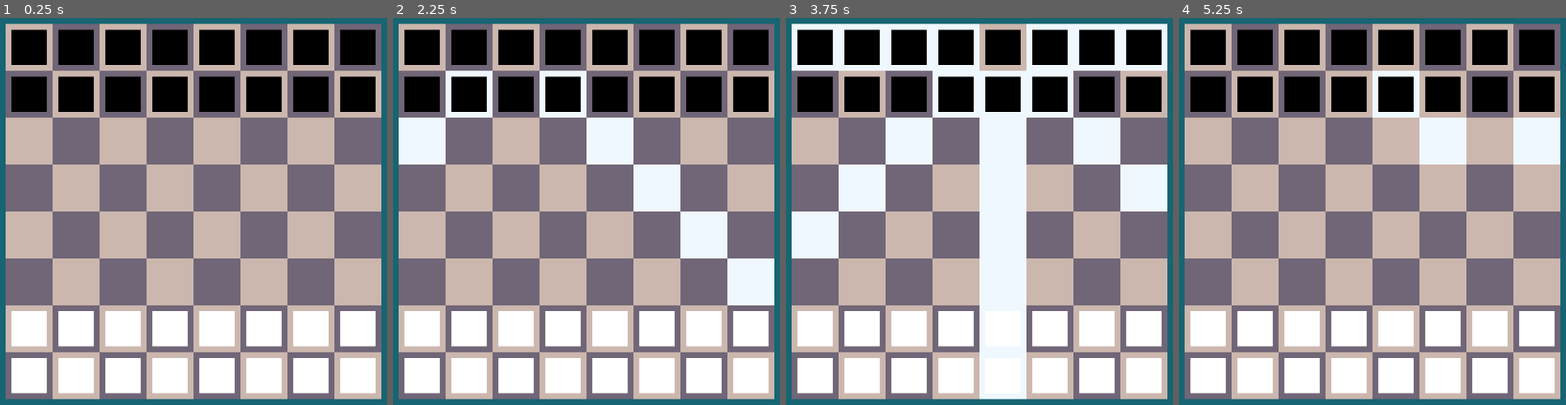
Above: before the commit, frames 1-4 (left to right).
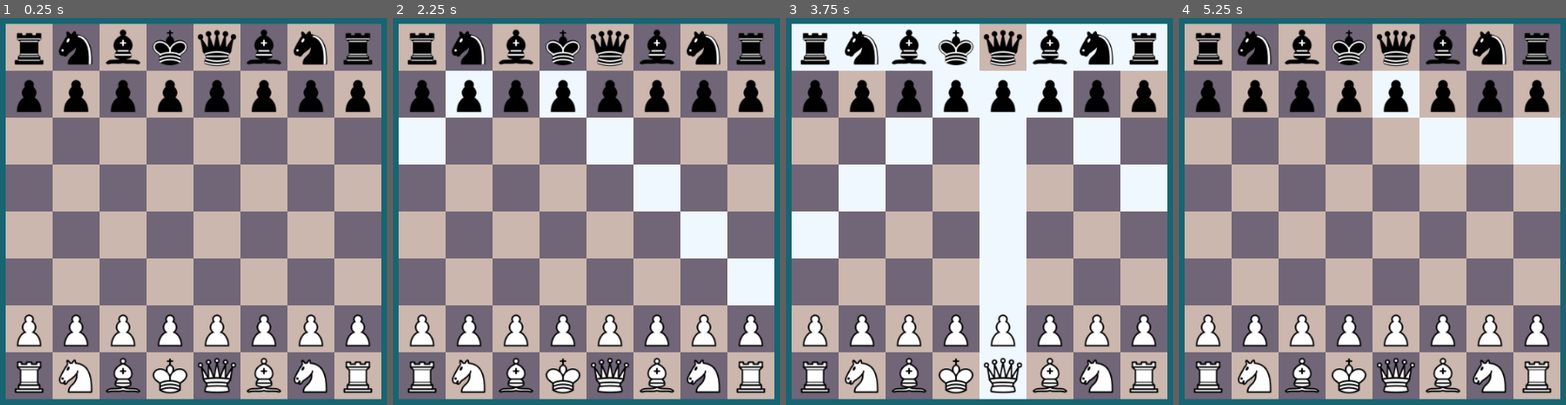
Above: after the commit, the same moments.

Repository: Maybells/godot-zone-framework
Game: Godot game, scene res://Examples/Chess/chess.tscn
Same seed, same stepped clock (60 frames per second), same inputs: the game is played once before the commit and once after it.
Inputs (mouse positions are in pixels of both pictures, inside the frame that each line leads up to):
- Up to frame 1 (0.25 s): no input
- Up to frame 2 (2.25 s): tap Enter at 0.5, 2 s; move the mouse to (423, 48) at 0.52 s; click (423, 48) at 0.67 s; tap Space at 1.25 s; move the mouse to (470, 48) at 1.27 s; click (470, 48) at 1.42 s; move the mouse to (516, 48) at 2.02 s; click (516, 48) at 2.17 s
- Up to frame 3 (3.75 s): tap Space at 2.75 s; move the mouse to (956, 48) at 2.77 s; click (956, 48) at 2.92 s; tap Enter at 3.5 s; move the mouse to (1002, 48) at 3.52 s; click (1002, 48) at 3.67 s
- Up to frame 4 (5.25 s): tap Space at 4.25 s; move the mouse to (1442, 48) at 4.27 s; click (1442, 48) at 4.42 s; move the mouse to (1488, 48) at 5.02 s; click (1488, 48) at 5.17 s

The runs differ from the first frame. In frame 1, 20% of the frame differs, in the area x 2-98%, y 2-98%; in frame 2, 20%; in frame 3, 19%; in frame 4, 20%.

Commit message:
Added images for chess pieces

Diff:
--- a/Examples/Chess/piece.gd
+++ b/Examples/Chess/piece.gd
@@ -1,4 +1,14 @@
 extends "res://src/Piece/piece.gd"
+
+
+const PIECE_MAP = {
+	ChessLogic.PAWN: "pawn",
+	ChessLogic.QUEEN: "queen",
+	ChessLogic.KING: "king",
+	ChessLogic.ROOK: "rook",
+	ChessLogic.BISHOP: "bishop",
+	ChessLogic.KNIGHT: "knight"
+}
 
 
 export (Color) var white = Color.white
@@ -15,14 +25,7 @@
 	$ZoneDetector.add_exception($ClickArea)
 
 	$ClickArea.connect("input_event", self, "_on_input_event")
-	if is_white:
-		color = white
-	else:
-		color = black
-
-
-func _draw():
-	draw_rect(Rect2(Vector2(-24, -24), Vector2(48, 48)), color)
+	_load_icon()
 
 
 func _process(delta):
@@ -37,6 +40,18 @@
 				_pick_up()
 			elif game.is_focused(self):
 				_put_down()
+
+
+func _load_icon():
+	var icon = ""
+	if is_white:
+		icon += "white"
+	else:
+		icon += "black"
+
+	icon += "_"
+	icon += PIECE_MAP[type]
+	$Sprite.texture = load("res://Examples/Chess/Images/" + icon + ".png")
 
 
 func _pick_up():
--- a/Examples/Chess/piece.tscn
+++ b/Examples/Chess/piece.tscn
@@ -1,12 +1,13 @@
-[gd_scene load_steps=4 format=2]
+[gd_scene load_steps=5 format=2]
 
 [ext_resource path="res://src/Piece/piece.tscn" type="PackedScene" id=1]
 [ext_resource path="res://Examples/Chess/piece.gd" type="Script" id=2]
+[ext_resource path="res://Examples/Chess/Images/white_queen.png" type="Texture" id=3]
 
 [sub_resource type="RectangleShape2D" id=1]
 extents = Vector2( 24, 24 )
 
-[node name="Piece" instance=ExtResource( 1 )]
+[node name="Piece" index="0" instance=ExtResource( 1 )]
 z_index = 1
 script = ExtResource( 2 )
 
@@ -24,3 +25,7 @@
 
 [node name="ClickShape" type="CollisionShape2D" parent="ClickArea" index="0"]
 shape = SubResource( 1 )
+
+[node name="Sprite" type="Sprite" parent="." index="3"]
+scale = Vector2( 0.9, 0.9 )
+texture = ExtResource( 3 )
Binary file added: Examples/Chess/Images/black_bishop.png
Not shown, added: Examples/Chess/Images/black_bishop.png.import
Binary file added: Examples/Chess/Images/black_king.png
Not shown, added: Examples/Chess/Images/black_king.png.import
Binary file added: Examples/Chess/Images/black_knight.png
Not shown, added: Examples/Chess/Images/black_knight.png.import
Binary file added: Examples/Chess/Images/black_pawn.png
Not shown, added: Examples/Chess/Images/black_pawn.png.import
Binary file added: Examples/Chess/Images/black_queen.png
Not shown, added: Examples/Chess/Images/black_queen.png.import
Binary file added: Examples/Chess/Images/black_rook.png
Not shown, added: Examples/Chess/Images/black_rook.png.import
(and 12 more such lines)
